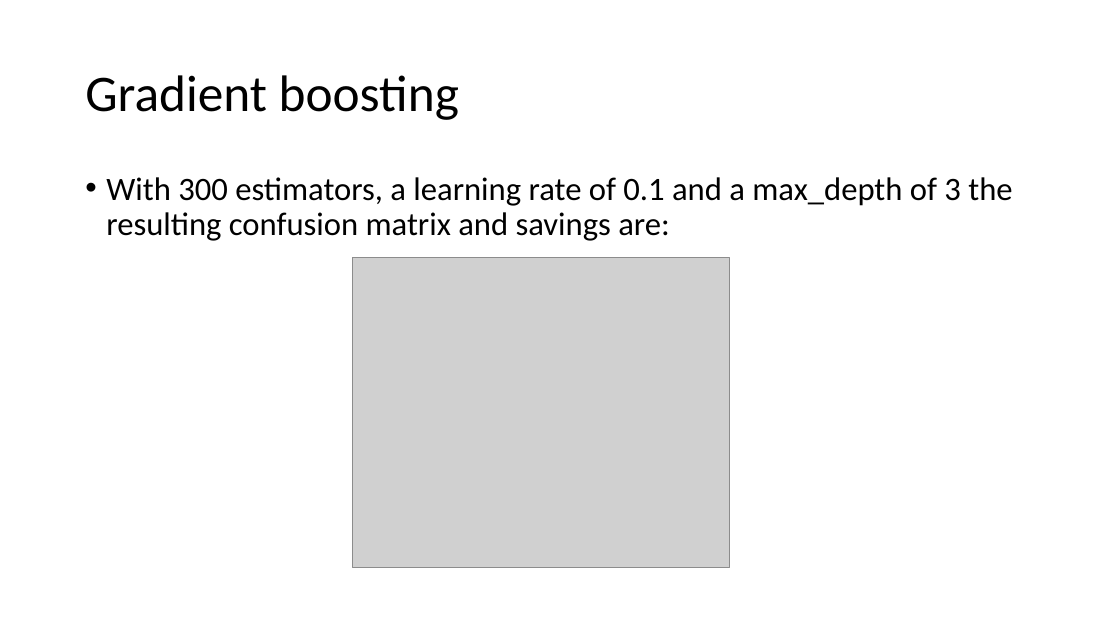
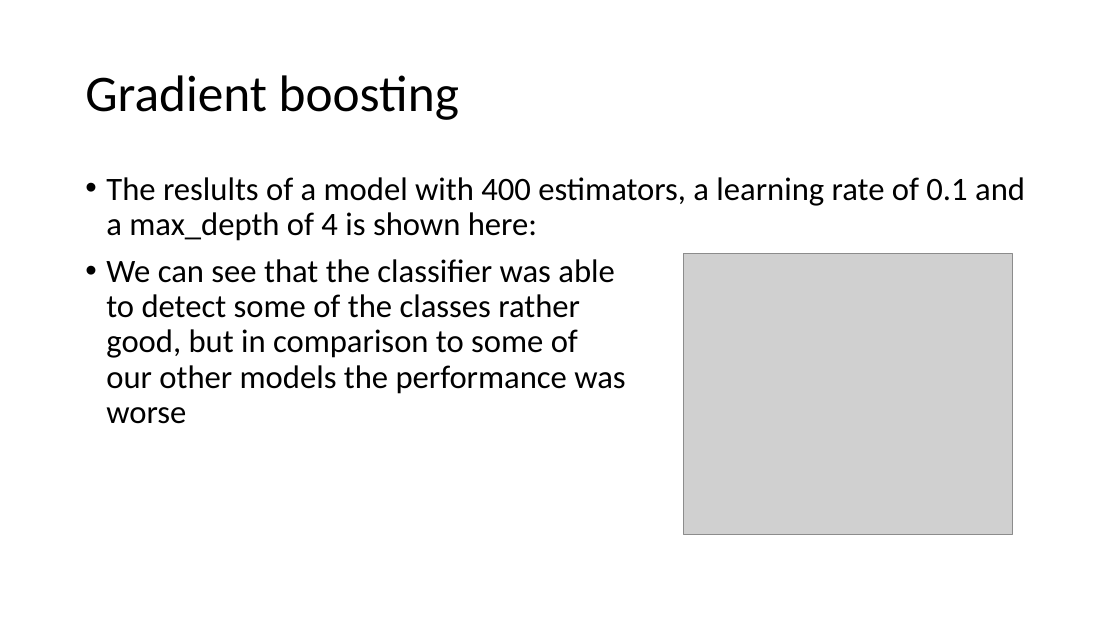
Before and after one commit to sandroassek/SS23_UE_MLPC, a slide deck: slide 10 of Challenge Presentation.pptx. Drawn at 1120x630 pixels with LibreOffice and Linux fonts; fonts in the diff are those of the drawing; grey boxes stand for pictures. Boxes give left, top, right and bottom in pixels: in the first picture for what was removed or moved away, otherwise in the second. Text is boxed around its words. In the diff, an @@ line names an element or a change of style, - is before the commit and + after.

```diff
--- a/Challenge Presentation.pptx
+++ b/Challenge Presentation.pptx
@@ text at box(106, 177, 1025, 424): text changed @@
-• With 300 estimators, a learning rate of 0.1 and a max_depth of 3 the resulting confusion matrix and savings are:
+• The reslults of a model with 400 estimators, a learning rate of 0.1 and a max_depth of 4 is shown here:
+• We can see that the classifier was able
+  to detect some of the classes rather
+  good, but in comparison to some of
+  our other models the performance was
+  worse
@@ picture removed at box(352, 257, 729, 567) @@
@@ picture added at box(683, 253, 1012, 534) @@
```
Also in this commit, not shown: 1 other slide changed.
